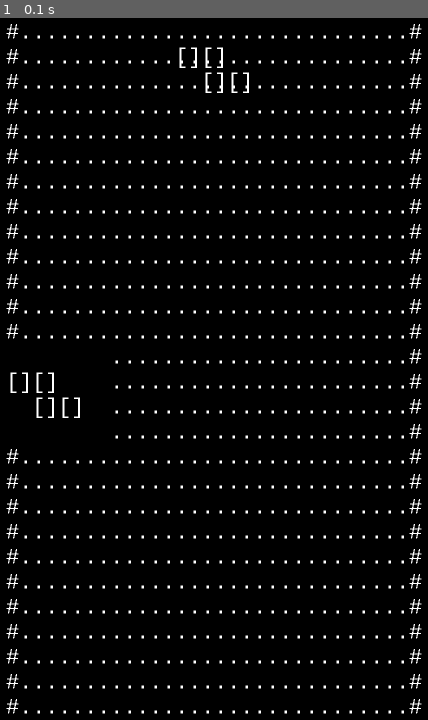
Above: before the commit, frame 1.
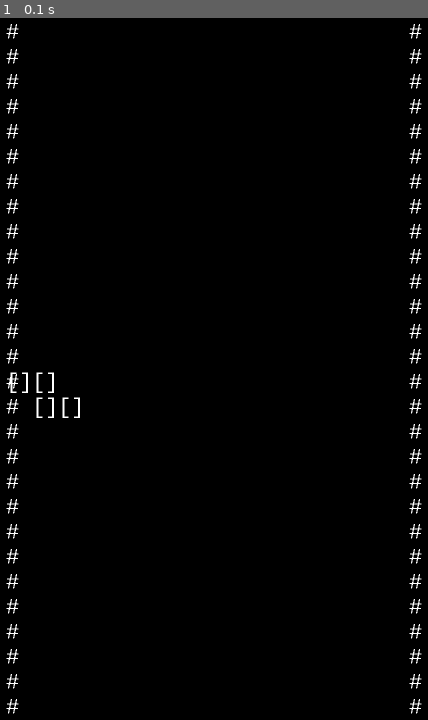
Above: after the commit, the same moment.

Repository: SikkandarSulaiman/TetrisGame
Game: pygame game, started from src/main.py
Same seed, same stepped clock (60 frames per second), same inputs: the game is played once before the commit and once after it.
Inputs:
- Up to frame 1 (0.1 s): no input

The runs differ from the first frame. In frame 1, 3.5% of the frame differs, in the area x 1-95%, y 2-100%.

Commit message:
start of x,y to row,col conversion

Diff:
--- a/config/game.json
+++ b/config/game.json
@@ -10,7 +10,7 @@
 	"scoreboard_place_x": 3,
 	"scoreboard_place_y": 60,
 	"char_panel_wall": "#",
-	"char_empty_space": ".",
+	"char_empty_space": " ",
 	"char_line": "=",
 	"char_tet_block": "[]",
 	"scoreboard_text": "-SCORE-",
--- a/src/main.py
+++ b/src/main.py
@@ -58,9 +58,8 @@
 	ScoreManager().set_scoreboard(sb)
 
 	pf.spawn_new_piece()
-	# scr.print_panel(tetris_field)
-	# scr.print_piece_inside_panel(pf.active_piece, tetris_field)
-	# pf.active_piece.print_piece_in_field(scr, tetris_field)
+	scr.print_panel(tetris_field)
+	# scr.print_piece_over_panel(pf.active_piece, tetris_field)
 	# sb.print_panel(scr)
 
 	running = True
@@ -72,8 +71,8 @@
 		pf.move_piece(CMD_DOWN)
 
 		scr.print_panel(tetris_field)
-		scr.print_piece_over_panel(pf.active_piece, tetris_field)
+		# scr.print_piece_over_panel(pf.active_piece, tetris_field)
+		# sleep(1)
 		scr.refresh()
-		# sleep(1)
 
 	scr.quit()
--- a/src/ui_gamescreen_pyg.py
+++ b/src/ui_gamescreen_pyg.py
@@ -16,7 +16,7 @@
 
     def is_quit_event(self):
         for event in pygame.event.get():
-            if event.type == pygame.QUIT:
+            if (event.type == pygame.QUIT) or (event.type == pygame.KEYUP and event.key == pygame.K_ESCAPE):
                 return True
         return False
 
